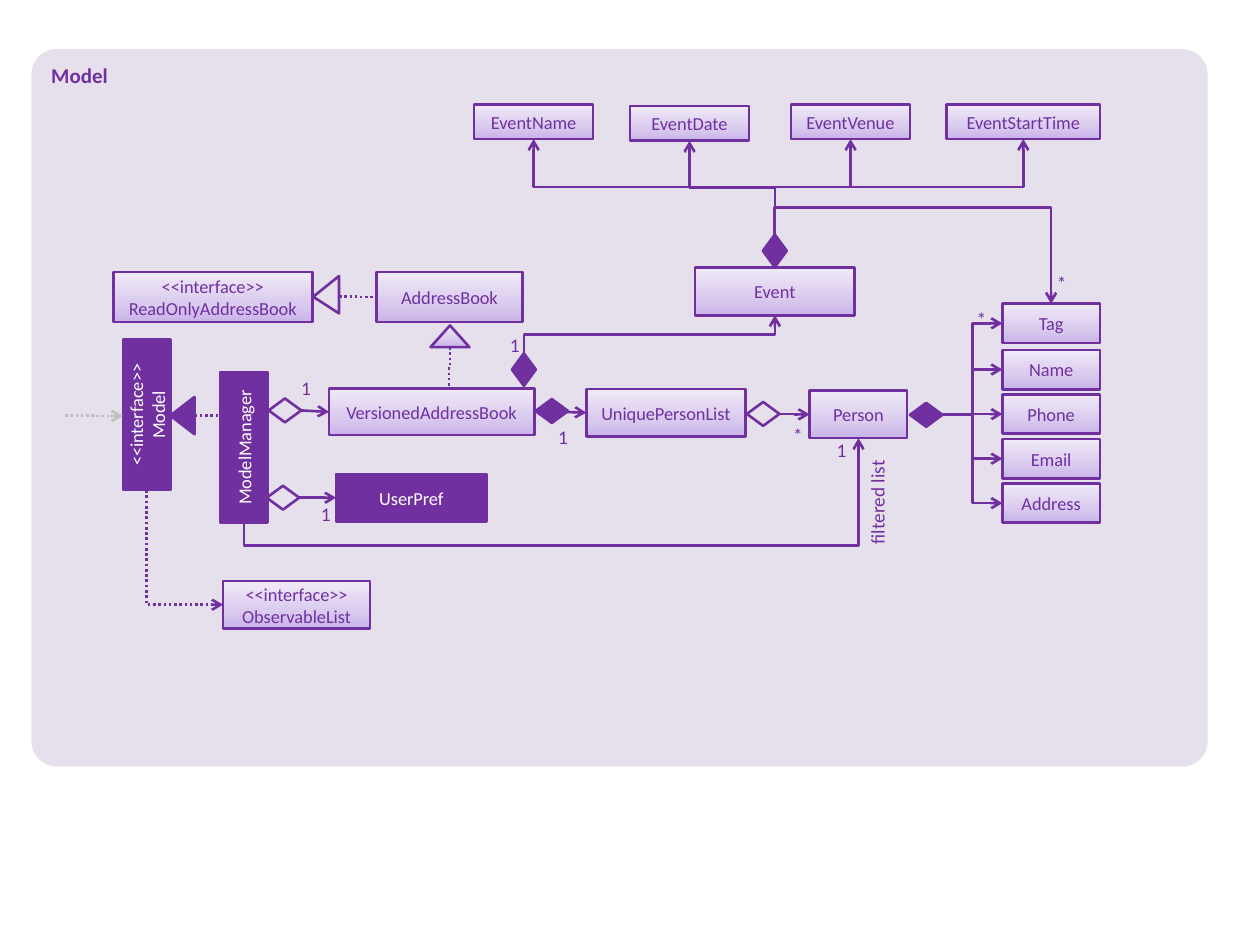
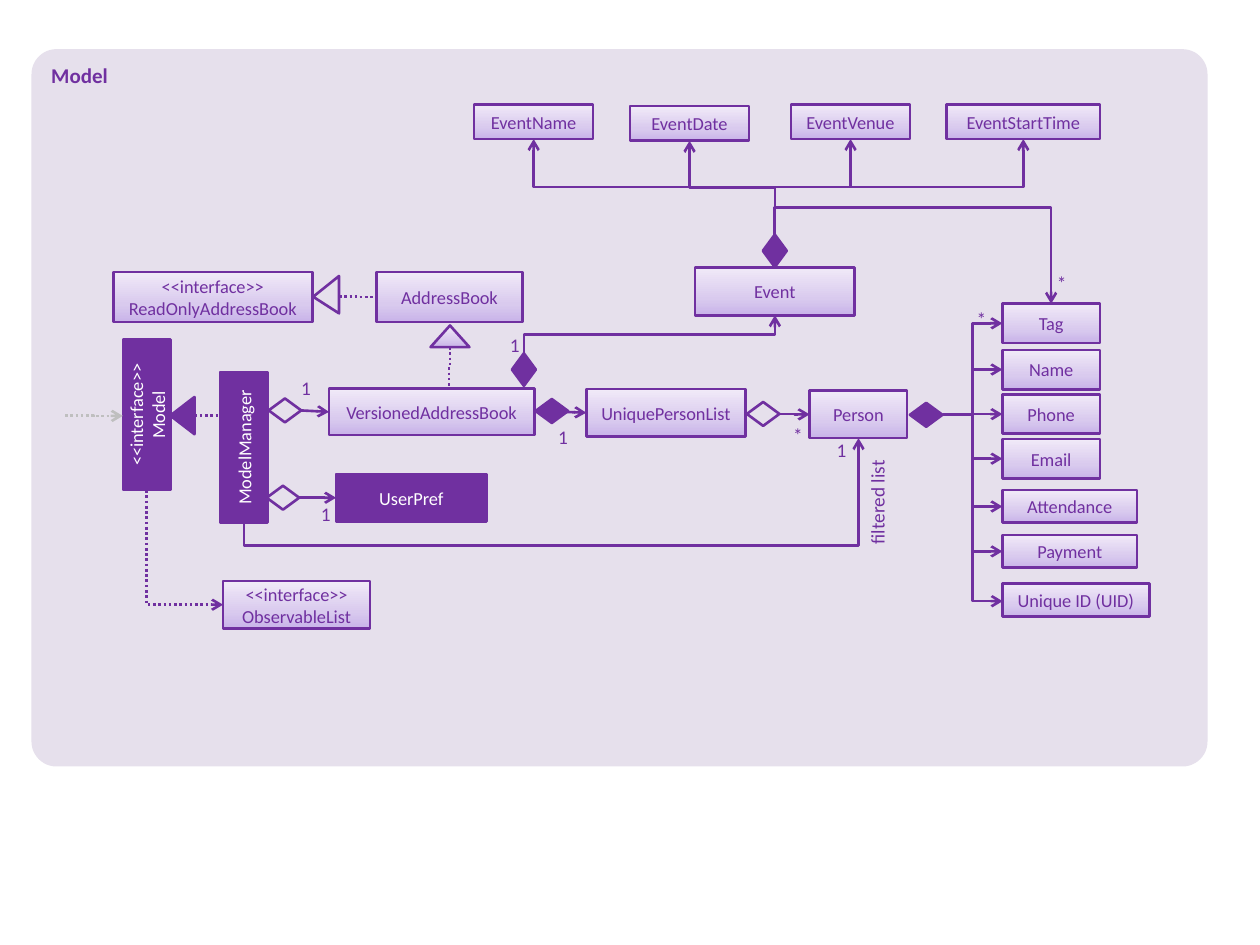
Before and after one commit to wm28/main, a slide deck: slide 1 of docs/diagrams/ModelComponentClassDiagram.pptx. Drawn at 1260x945 pixels with LibreOffice and Linux fonts; fonts in the diff are those of the drawing. Boxes give left, top, right and bottom in pixels: in the first picture for what was removed or moved away, otherwise in the second. Text is boxed around its words. In the diff, an @@ line names an element or a change of style, - is before the commit and + after.

Commit message:
Updated the model diagram to include attendance, uid and payment in the person model

```diff
--- a/docs/diagrams/ModelComponentClassDiagram.pptx
+++ b/docs/diagrams/ModelComponentClassDiagram.pptx
@@ elbow arrow moved from (942, 415) - (1003, 503) to (942, 415) - (1003, 507) @@
@@ elbow arrow added from (973, 415) to (1003, 552), #7030A0 1.5 pt @@
@@ elbow arrow added from (973, 464) to (1003, 601), #7030A0 1.5 pt @@
@@ rectangle "Attendance": place and size @@
-rectangle "Attendance" at (1003,484,1100,523)
+rectangle "Attendance" at (1003,490,1138,523)
@@ text in rectangle at (1027,500,1112,513): text changed @@
-Address
+Attendance
@@ rectangle added at (1003,536,1138,568), fill gradient #C9B5E8 to #D8CBEE to #F0EAF9, outline #7030A0 1.5 pt, 10.5 pt, text #7030A0 @@
+Payment
@@ rectangle added at (1003,583,1150,616), fill gradient #C9B5E8 to #D8CBEE to #F0EAF9, outline #7030A0 1.5 pt, 10.5 pt, text #7030A0 @@
+Unique ID (UID)
```
Also in this commit, not shown: 3 other files.
